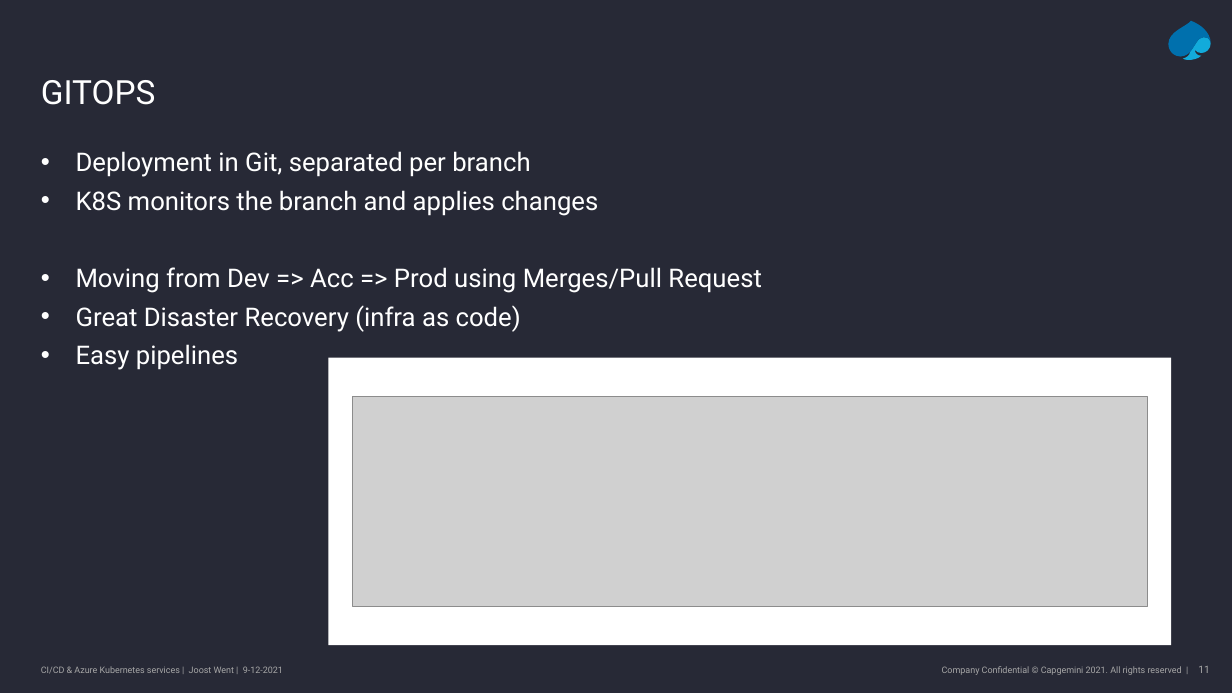
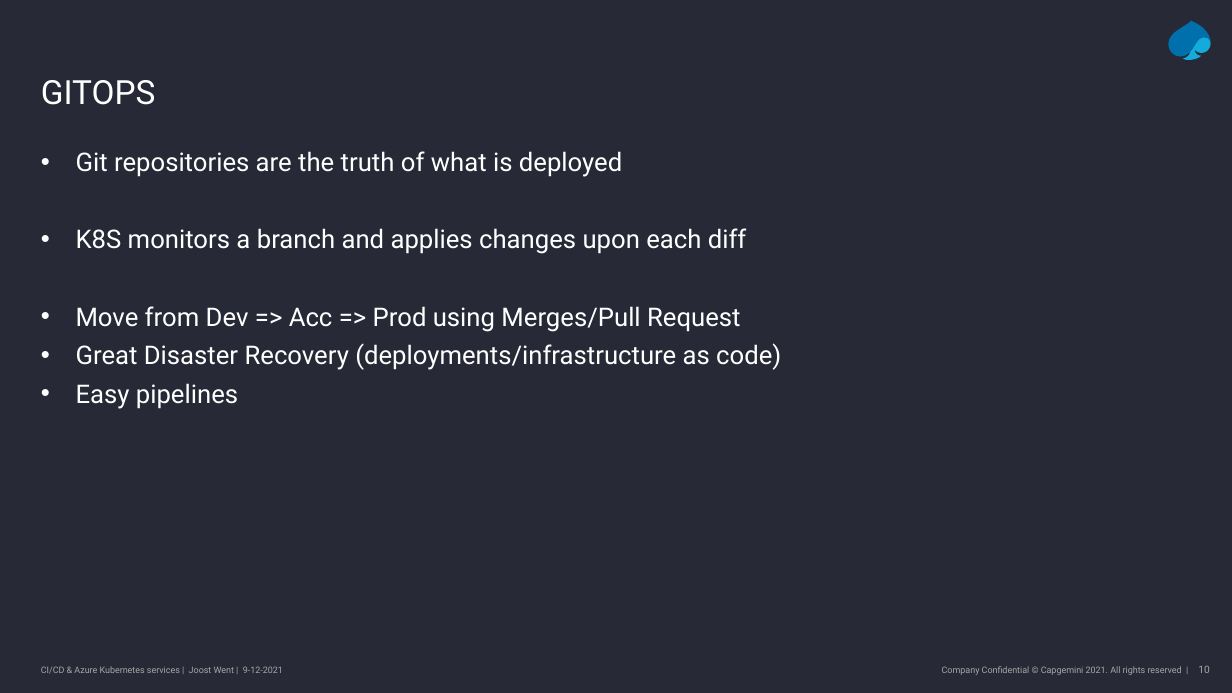
Before and after one commit to joostwent/techtalk-lunch, a slide deck: slide 10 of slides.pptx (slide 11 before the commit). Drawn at 1232x693 pixels with LibreOffice and Linux fonts; fonts in the diff are those of the drawing; grey boxes stand for pictures; background and template pictures are left out. Boxes give left, top, right and bottom in pixels: in the first picture for what was removed or moved away, otherwise in the second. Text is boxed around its words. In the diff, an @@ line names an element or a change of style, - is before the commit and + after.

```diff
--- a/slides.pptx
+++ b/slides.pptx
@@ text at (76,151,781,370): text changed @@
-• Deployment in Git, separated per branch
-• K8S monitors the branch and applies changes
-• Moving from Dev => Acc => Prod using Merges/Pull Request
-• Great Disaster Recovery (infra as code)
+• Git repositories are the truth of what is deployed
+• K8S monitors a branch and applies changes upon each diff
+• Move from Dev => Acc => Prod using Merges/Pull Request
+• Great Disaster Recovery (deployments/infrastructure as code)
@@ rectangle removed at (328,358,1171,645) @@
@@ picture removed at (353,396,1148,606) @@
@@ page number at (1198,666,1210,673): text changed @@
-11
+10
```
Also in this commit, not shown: 3 other slides changed, 3 slides added, 1 slide removed, 2 other files.
